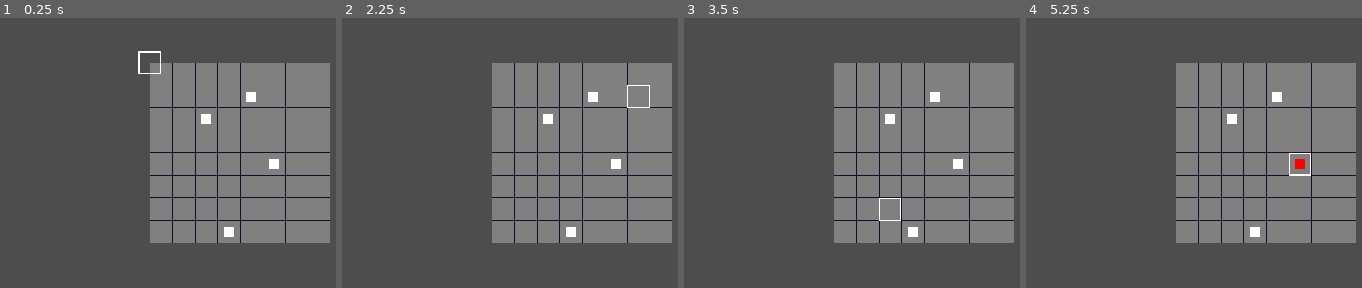
Above: before the commit, frames 1-4 (left to right).
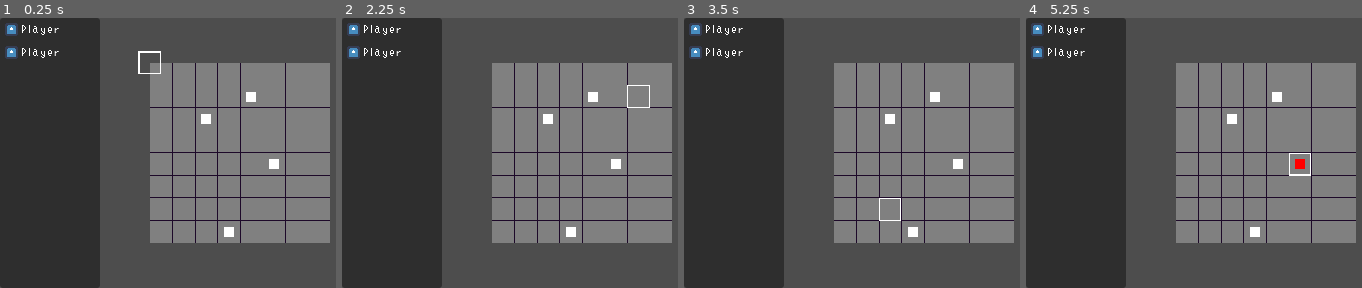
Above: after the commit, the same moments.

Repository: sakkaku-dev/godot-prototyping
Game: Godot game, scene res://games/parasite-game/parasite_chess.tscn
Same seed, same stepped clock (60 frames per second), same inputs: the game is played once before the commit and once after it. The project has no main scene, so this scene is started directly. The engine's default icon, where the game draws it, is replaced by a stand-in: a white triangle on a blue panel in a dark square.
Inputs (mouse positions are in pixels of both pictures, inside the frame that each line leads up to):
- Up to frame 1 (0.25 s): no input
- Up to frame 2 (2.25 s): tap Enter at 0.5, 2 s; move the mouse to (outside the picture) at 0.52 s; press the mouse at (outside the picture) at 0.53 s; hold D (move_right) 0.53-1.28 s; tap Space at 1.25 s; move the mouse to (486, 166) at 1.27 s; release the mouse at (486, 166) at 1.28 s; hold S (move_down) 1.28-2.03 s; tap E (interact) at 1.35 s; move the mouse to (630, 93) at 2.02 s; press the mouse at (630, 93) at 2.03 s; hold D (move_right) from 2.03 s (still down)
- Up to frame 3 (3.5 s): tap Space at 2.75 s; move the mouse to (899, 207) at 2.77 s; release D (move_right) at 2.78 s; release the mouse at (899, 207) at 2.78 s; hold W (move_up) from 2.78 s (still down); tap E (interact) at 2.85 s
- Up to frame 4 (5.25 s): tap Enter at 3.5 s; move the mouse to (outside the picture) at 3.52 s; release W (move_up) at 3.53 s; press the mouse at (outside the picture) at 3.53 s; hold A (move_left) 3.53-5.03 s; tap Space at 4.25 s; move the mouse to (1123, 112) at 4.27 s; release the mouse at (1123, 112) at 4.28 s; tap E (interact) at 4.35 s; move the mouse to (1291, 153) at 5.02 s; press the mouse at (1291, 153) at 5.03 s; hold S (move_down) from 5.03 s (still down)

The runs differ from the first frame. In frame 1, 30% of the frame differs, in the area x 0-30%, y 0-100%; in frame 2, 30%; in frame 3, 30%; in frame 4, 30%.

Commit message:
handle death

Diff:
--- a/games/parasite-game/parasite_chess.gd
+++ b/games/parasite-game/parasite_chess.gd
@@ -21,6 +21,8 @@
 var actions := {}
 var current_action
 
+var players := []
+
 func _ready():
 	var exclude := []
 
@@ -39,6 +41,7 @@
 		piece.coord = tile
 		piece.id = i
 		piece.do_action.connect(func(a): _start_action_select(a, piece))
+		piece.died.connect(func(): pieces[piece.coord] = null)
 		pieces[tile] = piece
 
 		exclude.append(tile)
--- a/games/parasite-game/parasite_chess.tscn
+++ b/games/parasite-game/parasite_chess.tscn
@@ -7,10 +7,16 @@
 [ext_resource type="Script" path="res://games/parasite-game/TileMapCamera.gd" id="5_u4mde"]
 [ext_resource type="Script" path="res://games/parasite-game/TileMapHighlight.gd" id="6_b57mt"]
 [ext_resource type="Shader" path="res://shaders/square.gdshader" id="7_pkf0e"]
+[ext_resource type="Texture2D" uid="uid://ye3ke6pu36qr" path="res://icon.svg" id="8_myveu"]
+[ext_resource type="FontFile" uid="uid://ceg6vakapyvly" path="res://jackeyfont.ttf" id="8_n63qn"]
 
 [sub_resource type="ShaderMaterial" id="ShaderMaterial_d1lfm"]
 shader = ExtResource("7_pkf0e")
 shader_parameter/inner_size = 0.45
+
+[sub_resource type="Theme" id="Theme_o4mvj"]
+default_font = ExtResource("8_n63qn")
+default_font_size = 12
 
 [node name="ParasiteChess" type="Node2D"]
 script = ExtResource("1_0rf1j")
@@ -44,3 +50,50 @@
 grow_horizontal = 2
 grow_vertical = 2
 mouse_filter = 2
+
+[node name="CanvasLayer" type="CanvasLayer" parent="."]
+
+[node name="PanelContainer" type="PanelContainer" parent="CanvasLayer"]
+custom_minimum_size = Vector2(100, 0)
+anchors_preset = 9
+anchor_bottom = 1.0
+offset_right = 28.0
+grow_vertical = 2
+theme = SubResource("Theme_o4mvj")
+
+[node name="MarginContainer" type="MarginContainer" parent="CanvasLayer/PanelContainer"]
+layout_mode = 2
+theme_override_constants/margin_left = 5
+theme_override_constants/margin_top = 5
+theme_override_constants/margin_right = 5
+theme_override_constants/margin_bottom = 5
+
+[node name="VBoxContainer" type="VBoxContainer" parent="CanvasLayer/PanelContainer/MarginContainer"]
+layout_mode = 2
+theme_override_constants/separation = 10
+
+[node name="HBoxContainer" type="HBoxContainer" parent="CanvasLayer/PanelContainer/MarginContainer/VBoxContainer"]
+layout_mode = 2
+
+[node name="TextureRect" type="TextureRect" parent="CanvasLayer/PanelContainer/MarginContainer/VBoxContainer/HBoxContainer"]
+layout_mode = 2
+texture = ExtResource("8_myveu")
+expand_mode = 3
+stretch_mode = 5
+
+[node name="Label" type="Label" parent="CanvasLayer/PanelContainer/MarginContainer/VBoxContainer/HBoxContainer"]
+layout_mode = 2
+text = "Player"
+
+[node name="HBoxContainer2" type="HBoxContainer" parent="CanvasLayer/PanelContainer/MarginContainer/VBoxContainer"]
+layout_mode = 2
+
+[node name="TextureRect" type="TextureRect" parent="CanvasLayer/PanelContainer/MarginContainer/VBoxContainer/HBoxContainer2"]
+layout_mode = 2
+texture = ExtResource("8_myveu")
+expand_mode = 3
+stretch_mode = 5
+
+[node name="Label" type="Label" parent="CanvasLayer/PanelContainer/MarginContainer/VBoxContainer/HBoxContainer2"]
+layout_mode = 2
+text = "Player"
--- a/games/parasite-game/parasite_piece.gd
+++ b/games/parasite-game/parasite_piece.gd
@@ -2,6 +2,7 @@
 extends CharacterBody2D
 
 signal do_action(action)
+signal died()
 
 enum Action {
 	MOVE,
@@ -16,6 +17,7 @@
 @onready var circle_select = $CircleSelect
 @onready var color_rect = $ColorRect
 @onready var collision_shape_2d = $CollisionShape2D
+@onready var hurtbox = $Hurtbox
 
 var coord := Vector2i.ZERO
 var id := 0
@@ -31,6 +33,10 @@
 		circle_select.hide()
 	)
 	circle_select.cancel.connect(func(): circle_select.hide())
+	hurtbox.died.connect(func():
+		died.emit()
+		queue_free()
+	)
 
 func set_colors(c1, c2, c3, c4):
 	var mat = circle_select.material as ShaderMaterial
Not shown: 1 places in games/parasite-game/parasite_chess.tscn that only renumber resources
Binary file added: jackeyfont.ttf
Not shown, added: jackeyfont.ttf.import
